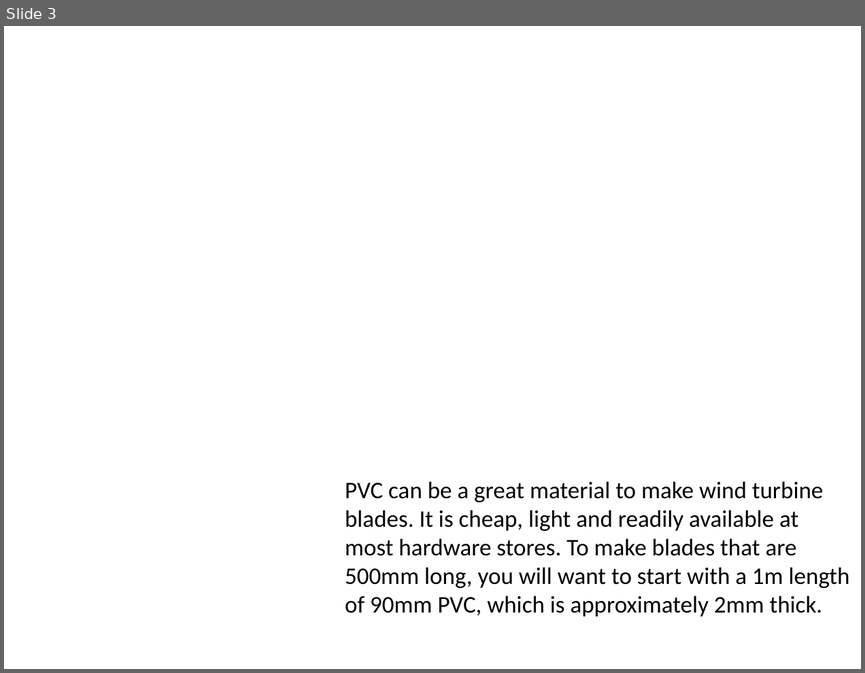
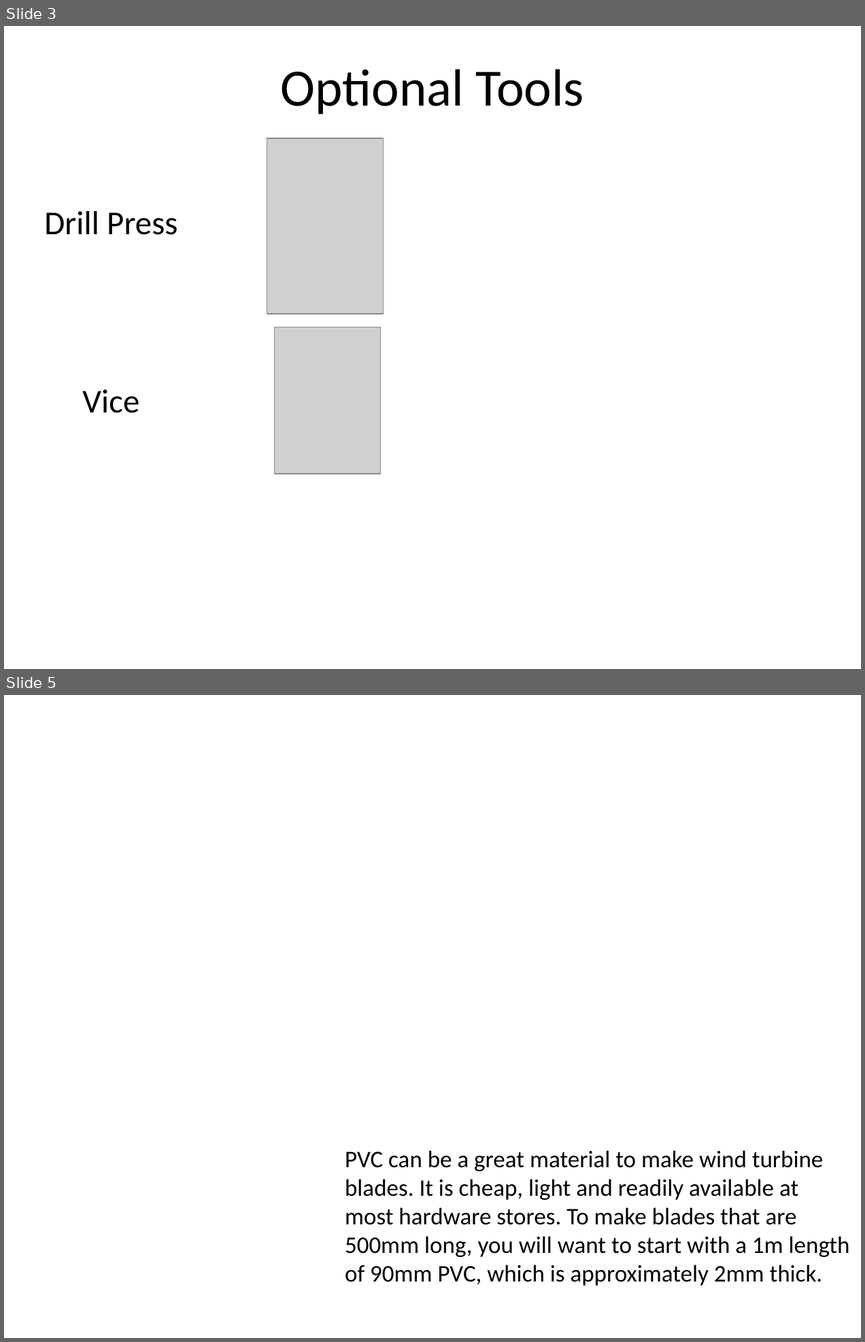
Before and after one commit to localelectricity/Wind-Turbine-Instructions, a slide deck: PVC Blade Instructions.pptx. Shown one above the other, each under a label of ours: slide 3 before the commit, slides 3 and 5 after it; the slides between them are not shown. The pictures are 865x673 and 865x1342 pixels, drawn with LibreOffice and Linux fonts; fonts in the diff are those of the drawing; grey boxes stand for pictures; background and template pictures are left out. Boxes give left, top, right and bottom in pixels: in the first picture for what was removed or moved away, otherwise in the second. Text is boxed around its words. In the diff, an @@ line names an element or a change of style, - is before the commit and + after.

Commit message:
Added clipart and material images

```diff
--- a/PVC Blade Instructions.pptx
+++ b/PVC Blade Instructions.pptx
@@ slide 3 added at [4,26,861,669], background #FFFFFF @@
@@ title added at [280,69,584,114], 44 pt, text #000000 @@
+Optional Tools
@@ table added at [4,134,861,669], 3 rows, 4 columns @@
+Drill Press |  |  | 
+Vice |  |  | 
+ |  |  | 
@@ picture added at [267,138,383,314] @@
@@ picture added at [274,327,380,473] @@
@@ what was slide 3 is now slide 5 @@
```
Also in this commit, not shown: 10 slides changed, 3 other slides added, 2 slides removed.
